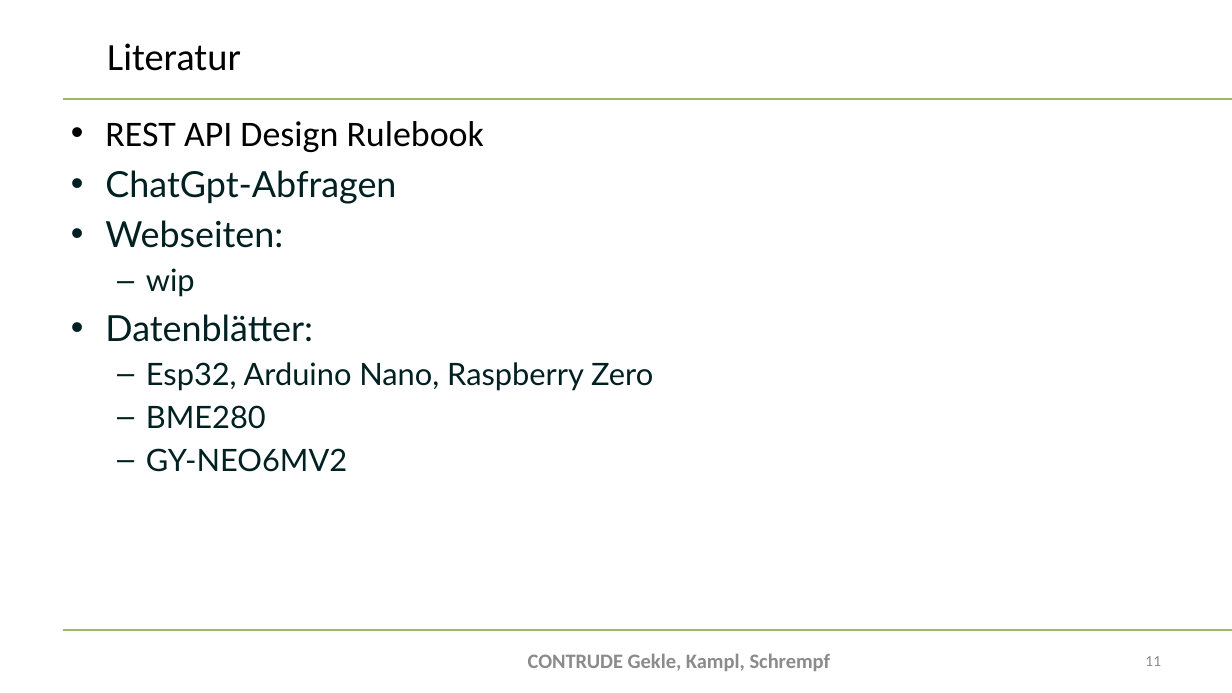
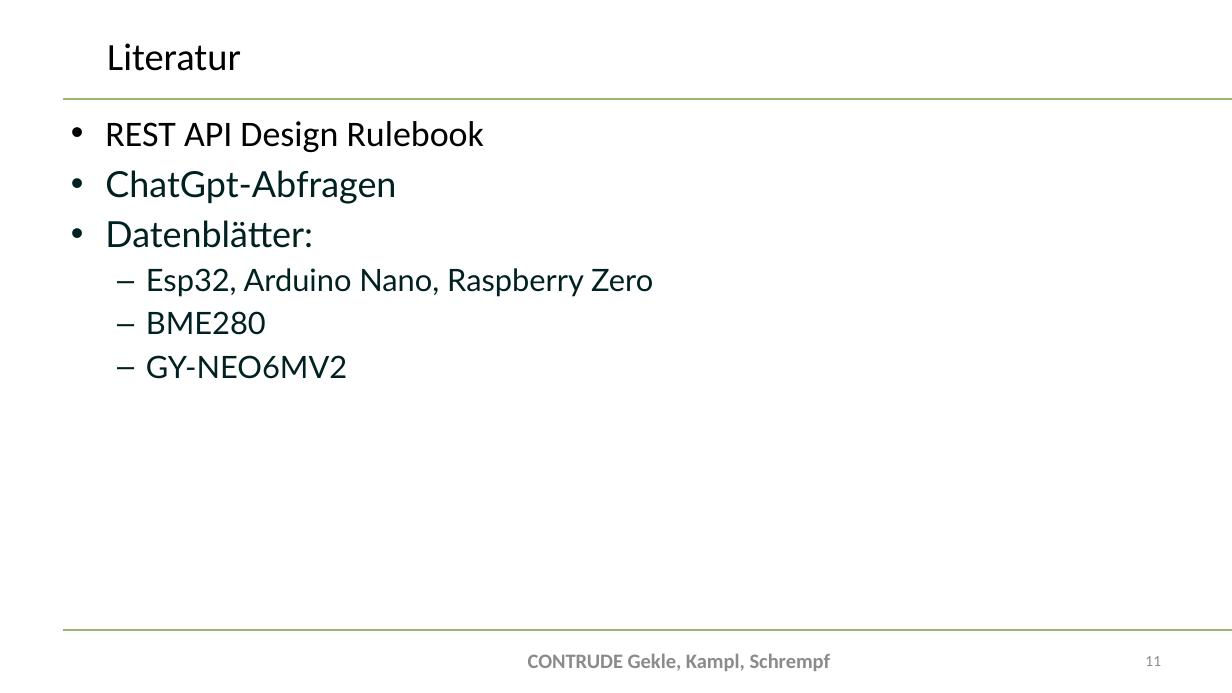
Before and after one commit to bitsneak/Contrude, a slide deck: slide 11 of Diplomarbeit/doc/Presentations/DA-Präsentation2024_Erstpräsentation.pptx. Drawn at 1232x693 pixels with LibreOffice and Linux fonts; fonts in the diff are those of the drawing; background and template pictures are left out. Boxes give left, top, right and bottom in pixels: in the first picture for what was removed or moved away, otherwise in the second. Text is boxed around its words. In the diff, an @@ line names an element or a change of style, - is before the commit and + after.

```diff
--- a/Diplomarbeit/doc/Presentations/DA-Präsentation2024_Erstpräsentation.pptx
+++ b/Diplomarbeit/doc/Presentations/DA-Präsentation2024_Erstpräsentation.pptx
@@ text at (105,220,283,297): paragraphs removed @@
-• Webseiten:
-  – wip
```
Also in this commit, not shown: 4 other slides changed, 1 slide added, 2 other files.
